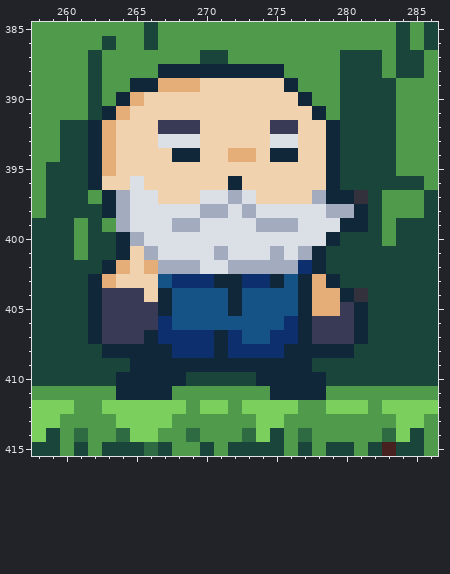
Two versions of one pixel-art file, Sprites/MC/grasslands.aseprite. The picture above is the old version.
600x600 pixels, 1 frame. Shown: x 258..286, y 385..415. The commit also changed other parts of the picture, which this record leaves out.
After:
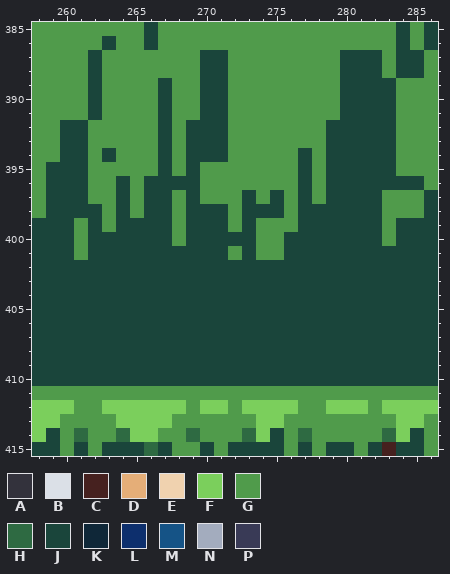
Palette (. is transparent): A #33323c  B #dbe0e7  C #46211f  D #e5ae78  E #f0d2af  F #7bcf5c  G #509b4b  H #2e6a42  J #1a453b  K #0f2738  L #0d2f6d  M #155386  N #a3acbe  P #393a56
Difference:
Layer "reference player2":
y 388: x 267..275 KKKKKKKKK -> GGGJJGGGG
y 389: x 265..276 KKDDDEEEEEEK -> GGJGGJJGGGGG
y 390: x 264..277 KDEEEEEEEEEEEK -> GGGJGGJJGGGGGG
y 391: x 263..278 KDEEEEEEEEEEEEEK -> GGGGJGGJJGGGGGGG
y 392: x 262..279 KDEEEPPPEEEEEPPEEK -> GGGGGJGJJJGGGGGGGJ
y 393: x 262..279 KDEEEBBBEEEEEBBEEK -> GGGGGJGJJJGGGGGGGJ
y 394: x 262..279 KDEEEEKKEEDDEKKEEK -> GJGGGJGJJJGGGGGJGJ
y 395: x 262..279 KDEEEEEEEEEEEEEEEK -> GGGGGJGJGGGGGGGJGJ
y 396: x 262..279 KEEBEEEEEEKEEEEEEK -> GGJGJJJJGGGGGGGJGJ
y 397: x 263..281 KNBBEEEBBNBEEEENKKA -> GJGJJGJGGGJGJGJGJJJ
y 398: x 263..281 KNBBBBBNNBNBBBBBNNK -> GJGJJGJJJGJJJGJJJJJ
y 399: x 264..281 NBBBNNBBBBNNNBBBKK -> JJJJGJJJGJGGGJJJJJ
y 400: x 264..279 KNBBBBBBBBBBBBBK -> JJJJGJJJJJGGJJJJ
y 401: x 264..278 KENBBBBNBBBNBNK -> JJJJJJJJGJGGJJJ
y 402: x 263..278 KDEDNNNBBNNNNNLK -> JJJJJJJJJJJJJJJJ
y 403: x 262..279 KDEEEMLLLKKLLKMKDK -> JJJJJJJJJJJJJJJJJJ
y 404: x 262..281 KPPPEKMMMMKMMMMKDDKA -> JJJJJJJJJJJJJJJJJJJJ
y 405: x 262..281 KPPPPKMMMMKMMMMKDDPK -> JJJJJJJJJJJJJJJJJJJJ
y 406: x 262..281 KPPPPLMMMMMMMMLKPPPK -> JJJJJJJJJJJJJJJJJJJJ
y 407: x 262..281 KPPPKLLLLKLMMLLKPPPK -> JJJJJJJJJJJJJJJJJJJJ
y 408: x 263..280 KKKKKLLLKLLLLKKKKK -> JJJJJJJJJJJJJJJJJJ
y 409: x 265..277 KKKKKKKKKKKKK -> JJJJJJJJJJJJJ
y 410: x 264..268 KKKKK -> JJJJJ; x 274..278 KKKKK -> JJJJJ
y 411: x 264..267 KKKK -> GGGG; x 275..278 KKKK -> GGGG
Boxes around the changes in both pictures, in picture pixels (x1, y1, x2, y2):
changed: (88, 64, 368, 400)
